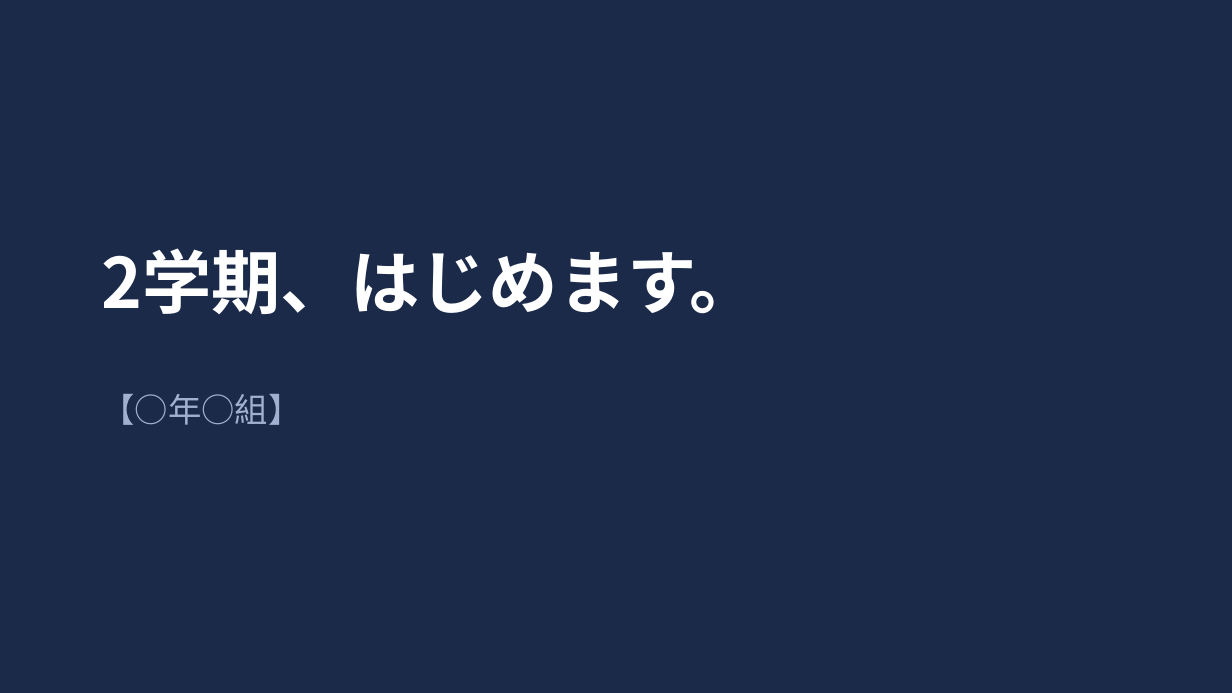
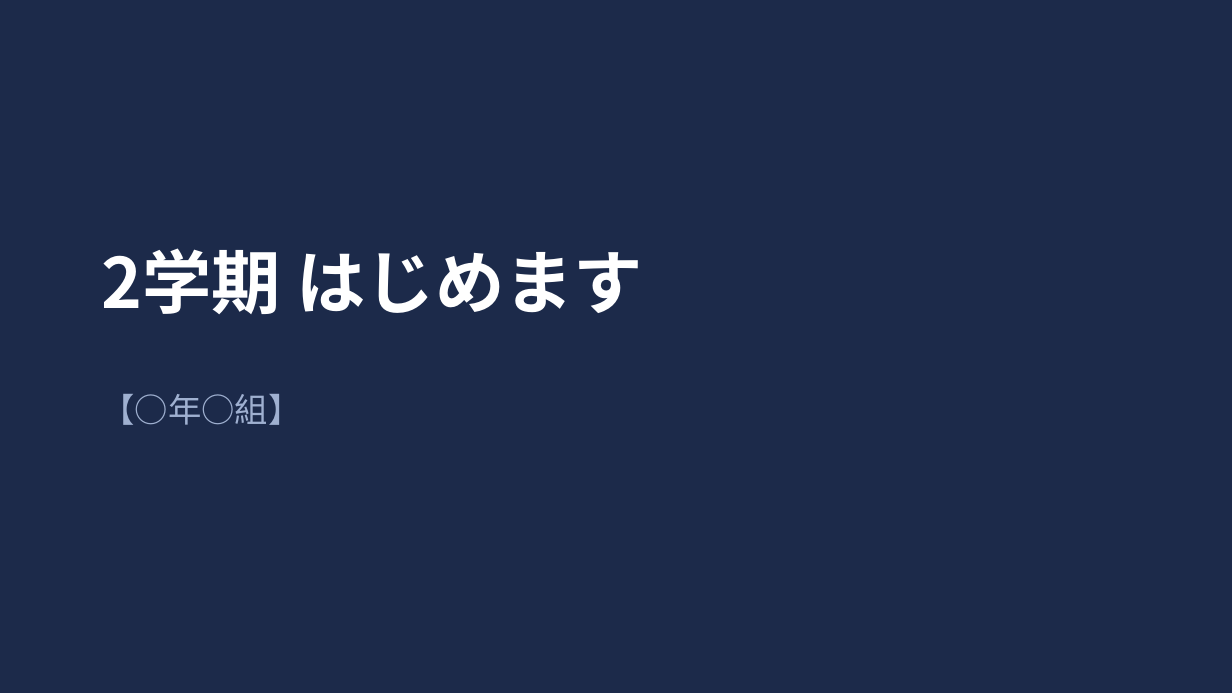
Before and after one commit to A-TOZAK/tateiwa-kenshu, a slide deck: slide 1 of templates/t5_gakkyu_biraki.pptx. Drawn at 1232x693 pixels with LibreOffice and Linux fonts; fonts in the diff are those of the drawing. Boxes give left, top, right and bottom in pixels: in the first picture for what was removed or moved away, otherwise in the second. Text is boxed around its words. In the diff, an @@ line names an element or a change of style, - is before the commit and + after.

```diff
--- a/templates/t5_gakkyu_biraki.pptx
+++ b/templates/t5_gakkyu_biraki.pptx
@@ text at [101,248,644,314]: text changed @@
-2学期、はじめます。
+2学期 はじめます
```
Also in this commit, not shown: 5 other slides changed, 17 other files.
